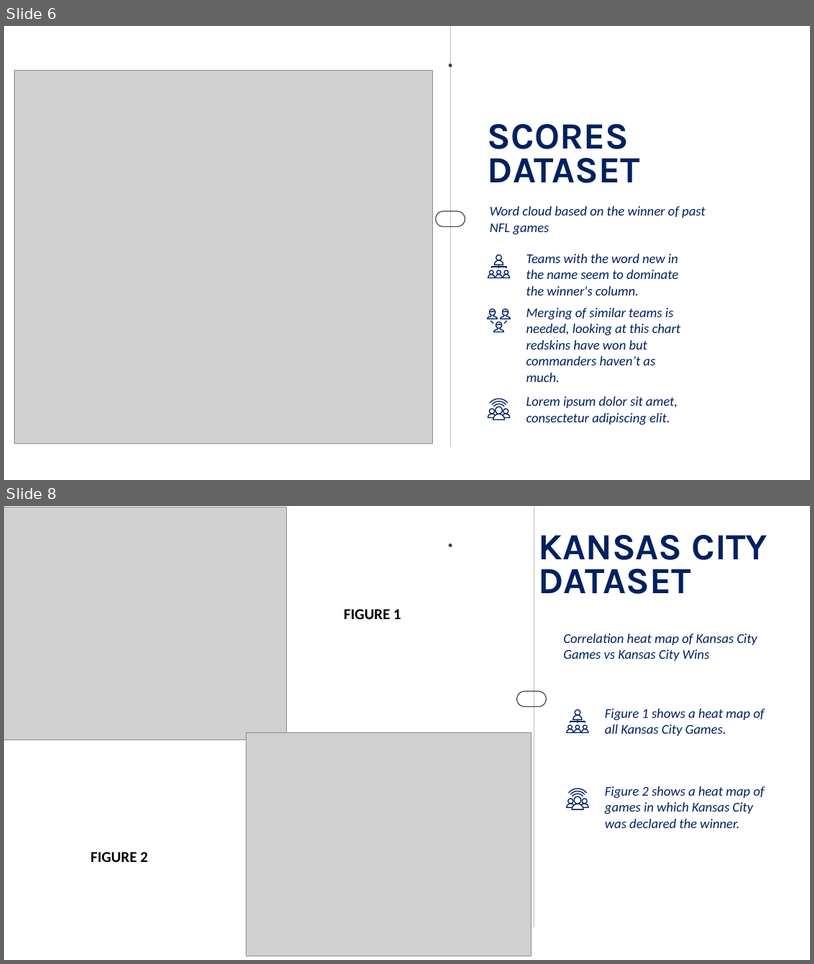
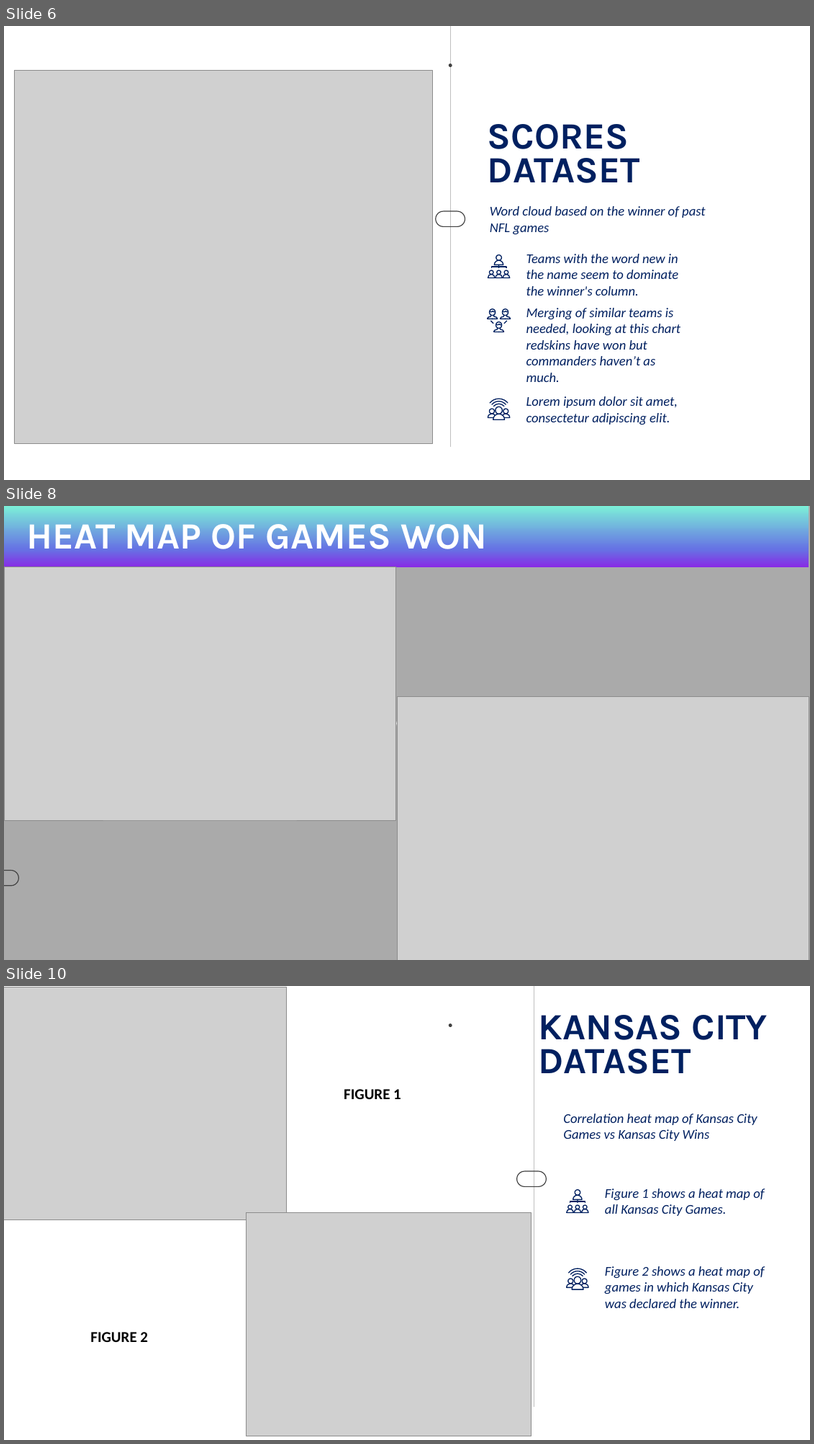
Before and after one commit to CherSmith39/Sports-Gambling, a slide deck: Practice Presentation.pptx. Shown one above the other, each under a label of ours: slides 6 and 8 before the commit, slides 6, 8 and 10 after it; the slides between them are not shown. The pictures are 814x964 and 814x1444 pixels, drawn with LibreOffice and Linux fonts; fonts in the diff are those of the drawing; grey boxes stand for pictures; background and template pictures are left out; a plain dark background stands for a picture behind light text. Boxes give left, top, right and bottom in pixels: in the first picture for what was removed or moved away, otherwise in the second. Text is boxed around its words. In the diff, an @@ line names an element or a change of style, - is before the commit and + after.

```diff
--- a/Practice Presentation.pptx
+++ b/Practice Presentation.pptx
@@ slide 8 added at <box>4,506,810,960</box>, background picture (left out) @@
@@ rectangle added at <box>4,506,810,960</box>, fill #FFFFFF at 60% opacity @@
@@ parallelogram added at <box>4,506,809,567</box>, fill gradient #7CEFD8 to #6672E4 to #882BE5 @@
@@ text added at <box>27,524,487,558</box>, 44 pt, text #FFFFFF, bold @@
+HEAT MAP OF GAMES WON
@@ picture added at <box>4,567,396,820</box> @@
@@ picture added at <box>397,697,809,960</box> @@
@@ text added at <box>388,716,472,731</box>, 16 pt, text #FFFFFF, italic @@
+Variable Transformation
@@ rounded rectangle added at <box>4,870,19,885</box>, outline #404040 1 pt @@
@@ what was slide 8 is now slide 10 @@
```
Also in this commit, not shown: 3 slides changed, 2 other slides added, 4 slides removed.
